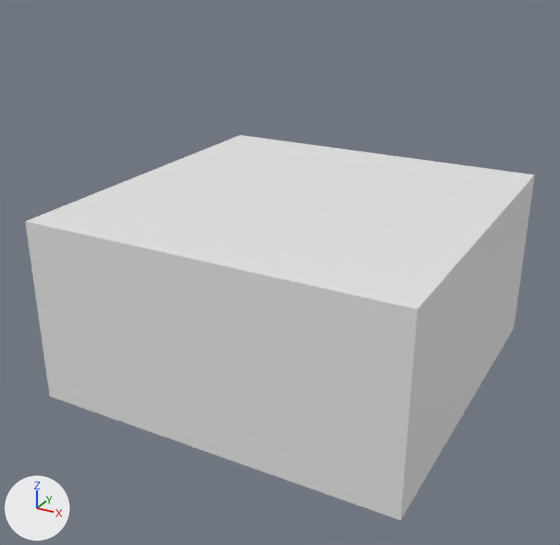
Renders of the Blender file Tetris Climber/Assets/Models/O Shape.blend from each side of a commit.
The view is the same before and after, from a 50 mm camera at (2.81, -2.53, 1.79) aimed at (0.95, 0.84, 0.11). The axes (+X, +Y, +Z) are drawn at lower left. The lights are the same throughout.
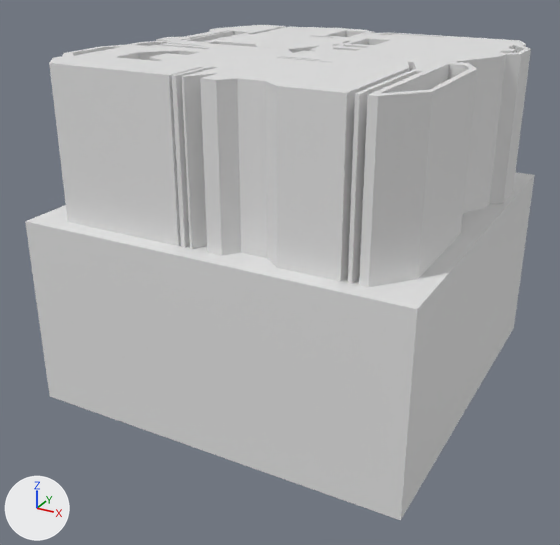
Boxes [x1, y1, x2, y2] around the edits, measured in the pictures (560 x 545 px):
'RU O.001', shown: after [200, 50, 477, 287]
'LU O.001', shown: after [49, 40, 292, 249]
'RO O.001', shown: after [310, 32, 531, 213]
'LO O.001', shown: after [156, 25, 375, 53]
'Cube.002', unchanged, covered by the edit: before [152, 135, 374, 196]

Edits to the bpy script that builds the scene:
```text
Change ob_lo_o_001:
    remove ob_lo_o_001.hide_set(True)  # its collection is switched off
    ob_lo_o_001.location: (0.361, 1.307, 0.769) -> (0.58, 1.477, 0.769)
Change ob_lu_o_001:
    remove ob_lu_o_001.hide_set(True)  # its collection is switched off
    ob_lu_o_001.location: (0.339, 0.355, 0.769) -> (0.557, 0.538, 0.769)
Change ob_ro_o_001:
    remove ob_ro_o_001.hide_set(True)  # its collection is switched off
    ob_ro_o_001.location: (1.278, 1.289, 0.769) -> (1.472, 1.461, 0.769)
Change ob_ru_o_001:
    remove ob_ru_o_001.hide_set(True)  # its collection is switched off
    ob_ru_o_001.location: (1.195, 0.379, 0.769) -> (1.387, 0.562, 0.769)
```
